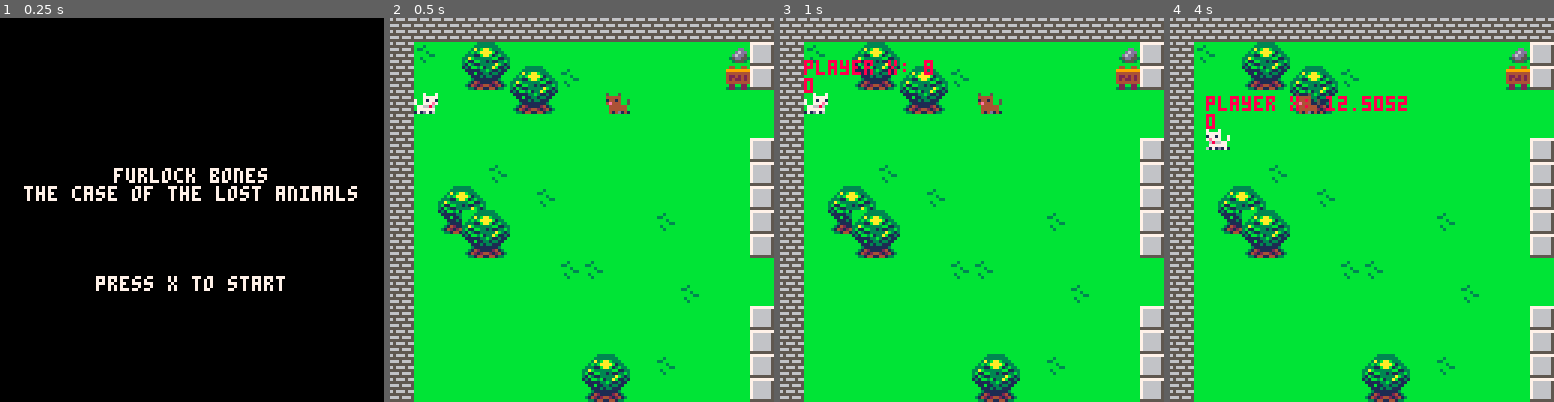
Above: before the commit, frames 1-4 (left to right).
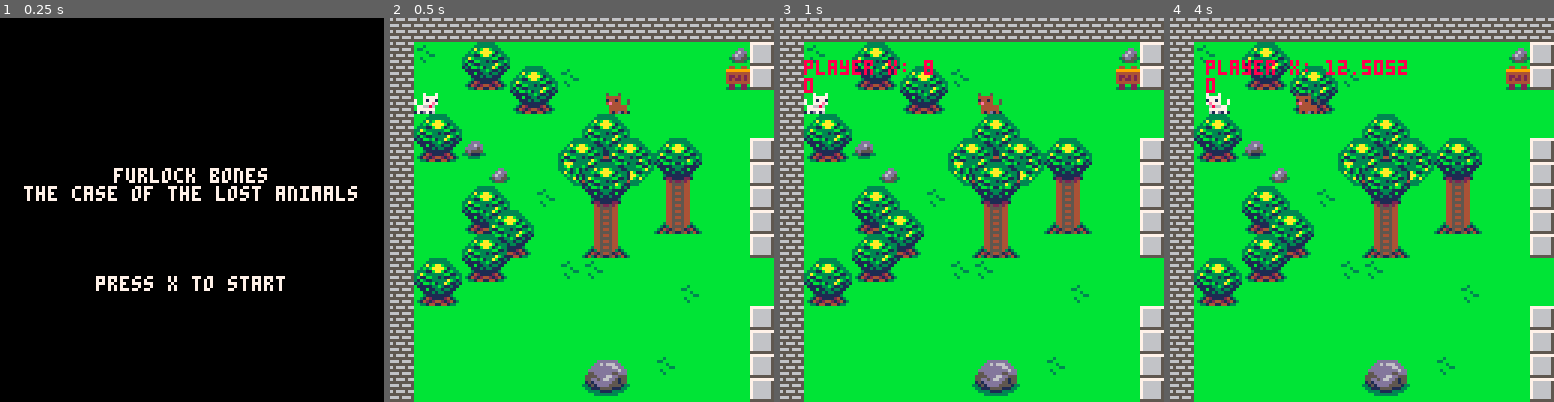
Above: after the commit, the same moments.

Repository: Mackeriah/FurlockBones-game
Game: PICO-8 cartridge furlock bones.p8
The game is run twice, just before and just after one commit, with the same random seed, the same clock (stepped at 60 frames per second) and the same inputs.
Inputs:
- Up to frame 1 (0.25 s): no input
- Up to frame 2 (0.5 s): tap X (X key) at 0.33 s
- Up to frame 3 (1 s): tap O (Z key) at 0.7 s
- Up to frame 4 (4 s): tap X (X key) at 1.07, 1.85, 2.97 s; hold Right 1.6-2.1 s; tap O (Z key) every 0.4 s from 1.7 to 3.7 s; hold Up 2.15-2.42 s; hold Right 2.47-3.03 s; hold Left 3.08-3.58 s; hold Down 3.63-3.97 s

Frame 1 is identical in both runs. In frame 2, 13% of the frame differs, in the area x 6-82%, y 25-100%; in frame 3, 13%; in frame 4, 15%, in the area x 6-82%, y 10-100%.

Commit message:
making a pixel tree house #gamedesign

Diff:
--- a/furlock bones.p8
+++ b/furlock bones.p8
@@ -751,57 +751,26 @@
 
 
 
-…(31 lines of a section not shown)…
 __gff__
-0000000000000200000000000000000000010101800000000000000000000000000101010101010000000000000000000001010100000000000000000000000000000000000000010100000000000000000000000000000000000000000000000000000000000000000000000000000000000000000000000000000000000000
-0000000000000000000000000000000000000000000000000000000000000000000000000000000000000000000000000000000000000000000000000000000000000000000000000000000000000000000000000000000000000000000000000000000000000000000000000000000000000000000000000000000000000000
+0000000000000200000000000000000000010101800000000000000000000000000101010101010000000000000000000001010100000000000000000000000000000101000000010100000000000101000001010000000000000000000001010101000000000000000000000000010001010000000000000000000000000100
+0101000001000001010100000000000001010000010000010101000000000000010100000100000001010000000000000101010001010000010101000000000000000000000000000000000000000000000000000000000000000000000000000000000000000000000000000000000000000000000000000000000000000000
 __map__
 2626262626262626262626262626262626262626262626262626262626262626262626262626262600000000000000000000000000000000000000000000000000000000000000000000000000000000000000000000000000000000000000000000000000000000000000000000000000000000000000000000000000000000
-2617162223161616161616161616152424171521212121211616161616161716161716161616162600000000000000000000000000000000000000000000000000000000000000000000000000000000000000000000000000000000000000000000000000000000000000000000000000000000000000000000000000000000
-2616163233222317161616161616142424242431313131311416171616161616161516161716142600000000000000000000000000000000000000000000000000000000000000000000000000000000000000000000000000000000000000000000000000000000000000000000000000000000000000000000000000000000
-2616161616323316161616161616161616161617151616193738383838383838383838383938383838373800000000000000000000000000000000000000000000000000000000000000000000000000000000000000000000000000000000000000000000000000000000000000000000000000000000000000000000000000
-261616161616161616161616161616161617161616161619381a3838381a3829373838383838373838383800000000000000000000000000000000000000000000000000000000000000000000000000000000000000000000000000000000000000000000000000000000000000000000000000000000000000000000000000
-2616161616161616161616161616162424242421212121211516161616161617161616161616152600000000000000000000000000000000000000000000000000000000000000000000000000000000000000000000000000000000000000000000000000000000000000000000000000000000000000000000000000000000
-2616161617161616161616161616162424161631313131311616161516161616161616161716172600000000000000000000000000000000000000000000000000000000000000000000000000000000000000000000000000000000000000000000000000000000000000000000000000000000000000000000000000000000
-2616222316161716161616161616162424171624241624161616161616161616161616161616162600000000000000000000000000000000000000000000000000000000000000000000000000000000000000000000000000000000000000000000000000000000000000000000000000000000000000000000000000000000
-2616322223161616161616171616162424242424241624161616161616161616161616161616162600000000000000000000000000000000000000000000000000000000000000000000000000000000000000000000000000000000000000000000000000000000000000000000000000000000000000000000000000000000
-2616163233161616161616161616162424241616161624161616161616161616161616161616162600000000000000000000000000000000000000000000000000000000000000000000000000000000000000000000000000000000000000000000000000000000000000000000000000000000000000000000000000000000
-2616161616161617171616161616161616161616161616161616161616161616161616161616162600000000000000000000000000000000000000000000000000000000000000000000000000000000000000000000000000000000000000000000000000000000000000000000000000000000000000000000000000000000
-2616161616161616161616161716161616161616161716161716161616161616161616161616162600000000000000000000000000000000000000000000000000000000000000000000000000000000000000000000000000000000000000000000000000000000000000000000000000000000000000000000000000000000
+261716606116161616161616161615242417156e6e6e6e6e1616161616161716161716161616162618181818181818180000000000000000000000000000000000000000000000000000000000000000000000000000000000000000000000000000000000000000000000000000000000000000000000000000000000000000
+261616707160611716161616161614242424247e7e7e7e7e141617161616161616151616171614260b0b0b0b0b0b0b0b0000000000000000000000000000000000000000000000000000000000000000000000000000000000000000000000000000000000000000000000000000000000000000000000000000000000000000
+26161616167071161616161616161616161616171516161937383838383838383838383839383838382a381b1b1b1a1b0000000000000000000000000000000000000000000000000000000000000000000000000000000000000000000000000000000000000000000000000000000000000000000000000000000000000000
+266061161616161660611616161616161617161616161619381a3838381a382937383838383837383838381b1b1b1b1b0000000000000000000000000000000000000000000000000000000000000000000000000000000000000000000000000000000000000000000000000000000000000000000000000000000000000000
+267071721616166040416180811616242424246e6e6e6e6e151616161616161716161616161615262b2c2c2d2e2e2d2f0000000000000000000000000000000000000000000000000000000000000000000000000000000000000000000000000000000000000000000000000000000000000000000000000000000000000000
+264646166216164e50514f90911616242416167e7e7e7e7e1616161516161616161616161716172618181818181818180000000000000000000000000000000000000000000000000000000000000000000000000000000000000000000000000000000000000000000000000000000000000000000000000000000000000000
+2616466061161716909116a0a116162424171624241624161616161616161616161616161616162618181818181818180000000000000000000000000000000000000000000000000000000000000000000000000000000000000000000000000000000000000000000000000000000000000000000000000000000000000000
+2616467041611616a0a116b0b116162424242424241624161616161616161616161616161616162600000000000000000000000000000000000000000000000000000000000000000000000000000000000000000000000000000000000000000000000000000000000000000000000000000000000000000000000000000000
+2616466051711616b0b116161616162424241616161624161616161616161616161616161616162600000000000000000000000000000000000000000000000000000000000000000000000000000000000000000000000000000000000000000000000000000000000000000000000000000000000000000000000000000000
+2660617071161617171616161616161616161616161616161616161616161616161616161616162600000000000000000000000000000000000000000000000000000000000000000000000000000000000000000000000000000000000000000000000000000000000000000000000000000000000000000000000000000000
+2670711616161616161616161716161616161616161716161716161616161616161616161616162600000000000000000000000000000000000000000000000000000000000000000000000000000000000000000000000000000000000000000000000000000000000000000000000000000000000000000000000000000000
 2616161616161616161616161616162424161616161616161616161716161616161616161616162600000000000000000000000000000000000000000000000000000000000000000000000000000000000000000000000000000000000000000000000000000000000000000000000000000000000000000000000000000000
 2616161616161616161616161616162424161616161616161716161616161616161616161616162600000000000000000000000000000000000000000000000000000000000000000000000000000000000000000000000000000000000000000000000000000000000000000000000000000000000000000000000000000000
-2616161616161616222316171616162424161616161616161616161616161616161616161616162600000000000000000000000000000000000000000000000000000000000000000000000000000000000000000000000000000000000000000000000000000000000000000000000000000000000000000000000000000000
-2616161616161616323316161616162424161616161617161616161616171616171616161617162600000000000000000000000000000000000000000000000000000000000000000000000000000000000000000000000000000000000000000000000000000000000000000000000000000000000000000000000000000000
+2616161616161616424316171616162424161616161616161616161616161616161616161616162600000000000000000000000000000000000000000000000000000000000000000000000000000000000000000000000000000000000000000000000000000000000000000000000000000000000000000000000000000000
+2616161616161616525316161616162424161616161617161616161616171616171616161617162600000000000000000000000000000000000000000000000000000000000000000000000000000000000000000000000000000000000000000000000000000000000000000000000000000000000000000000000000000000
 2616161616161616161716161616162424161616161616161616161716161616161616171616162600000000000000000000000000000000000000000000000000000000000000000000000000000000000000000000000000000000000000000000000000000000000000000000000000000000000000000000000000000000
 2616171616161616161616161616171616161616161616161616161616161616171616161616162600000000000000000000000000000000000000000000000000000000000000000000000000000000000000000000000000000000000000000000000000000000000000000000000000000000000000000000000000000000
 2617161616161616161616161616161716161616161616161616161616161616161616161616162600000000000000000000000000000000000000000000000000000000000000000000000000000000000000000000000000000000000000000000000000000000000000000000000000000000000000000000000000000000
Not shown, changed: 158 lines of the sprite sheet (__gfx__) section of furlock bones.p8
